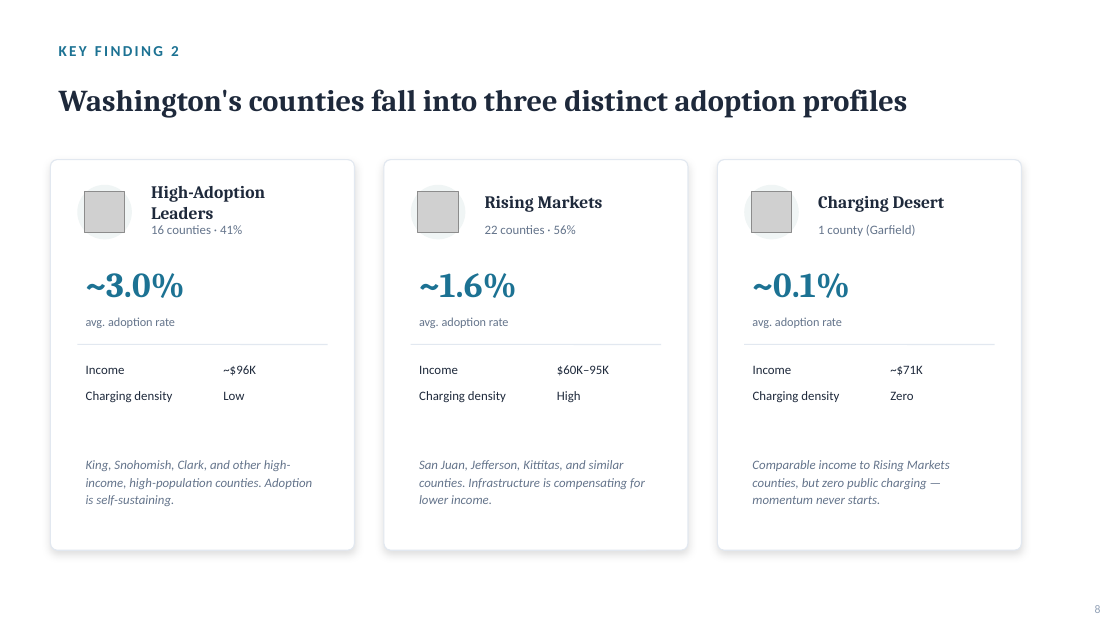
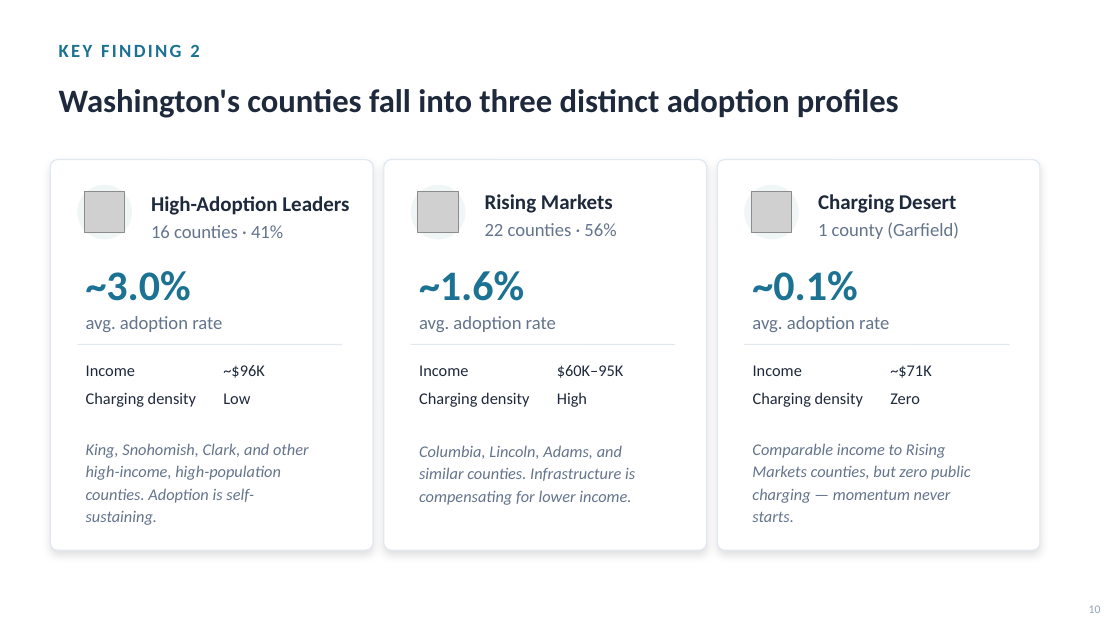
Before and after one commit to gawandesailee-lab/learndsp, a slide deck: slide 10 of Data Science Capstone 3 Project/reports/EV_Adoption_Executive_Briefing.pptx (slide 8 before the commit). Drawn at 1120x630 pixels with LibreOffice and Linux fonts; fonts in the diff are those of the drawing; grey boxes stand for pictures. Boxes give left, top, right and bottom in pixels: in the first picture for what was removed or moved away, otherwise in the second. Text is boxed around its words. In the diff, an @@ line names an element or a change of style, - is before the commit and + after.

```diff
--- a/Data Science Capstone 3 Project/reports/EV_Adoption_Executive_Briefing.pptx
+++ b/Data Science Capstone 3 Project/reports/EV_Adoption_Executive_Briefing.pptx
@@ text "KEY FINDING 2" at [59,44,199,57]: size 13 to 16 pt @@
@@ text "Washington's counties fall into three ..." at [59,89,899,118]: size 26 to 28 pt, font Cambria to Calibri @@
@@ rounded rectangle: place and size @@
-rounded rectangle at [50,160,355,550]
+rounded rectangle at [50,160,373,550]
@@ rounded rectangle: place and size @@
-rounded rectangle at [384,160,688,550]
+rounded rectangle at [384,160,707,550]
@@ rounded rectangle: place and size @@
-rounded rectangle at [718,160,1022,550]
+rounded rectangle at [718,160,1040,550]
@@ size 15 to 18 pt, font Cambria to Calibri in 3 elements at [485,194,613,213], [818,194,956,213], [151,196,349,215] @@
@@ size 11 to 16 pt in 3 elements at [485,223,616,236], [818,222,959,239], [151,225,283,238] @@
@@ size 30 to 36 pt, font Cambria to Calibri in 3 elements at [86,271,191,301], [419,271,524,301], [752,271,857,301] @@
@@ size 10.5 to 16 pt in 3 elements at [86,316,222,332], [419,316,556,332], [752,316,889,332] @@
@@ table at [77,357,328,413] @@
@@ size 11 to 14 pt @@
@@ line moved from (77, 344) - (328, 344) to (77, 344) - (342, 344) @@
@@ table at [411,357,661,413] @@
@@ size 11 to 14 pt @@
@@ line moved from (411, 344) - (661, 344) to (411, 344) - (676, 344) @@
@@ table at [744,357,995,413] @@
@@ size 11 to 14 pt @@
@@ line moved from (744, 344) - (995, 344) to (744, 344) - (1010, 344) @@
@@ text "King, Snohomish, Clark, and other ..." at [86,443,309,525]: size 11 to 14 pt @@
@@ text at [419,445,635,505]: text changed; size 11 to 14 pt @@
-San Juan, Jefferson, Kittitas, and similar counties. Infrastructure is compensating for lower income.
+Columbia, Lincoln, Adams, and similar counties. Infrastructure is compensating for lower income.
@@ text "Comparable income to Rising Markets ..." at [752,443,971,522]: size 11 to 14 pt @@
@@ text at [1089,605,1101,613]: text changed @@
-8
+10
```
Also in this commit, not shown: 13 other slides changed, 2 slides added.
